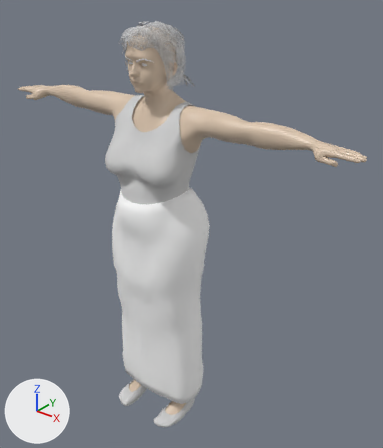
The FBX model Assets/Models/Humans/Marie/Marie.fbx as it was, and as the next commit left it.
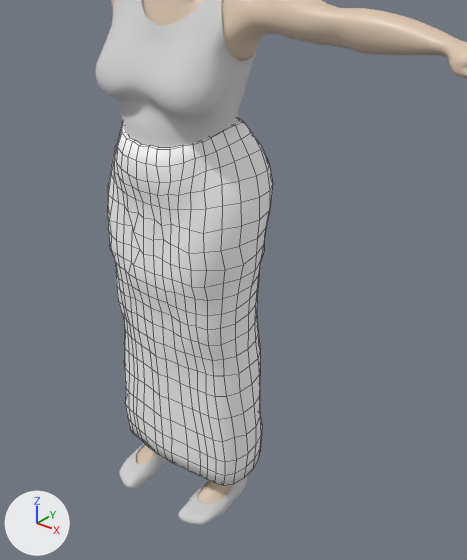
There are two pictures of each version: one whole from a 50 mm lens placed at (3.45, -3.71, 4.86), pointed at (0.21, 0.34, 2.35), one close up on the part from 13% to 85% of the width and 26% to 100% of the height. Lighting does not change. The marker at lower left points along +X, +Y and +Z. The first two pictures are the older version. The close-ups show mesh edges as thin lines.

Objects in the first close-up: 'Marie.Dress_Shift', 'Marie.Flats_ballet', 'Marie.NamFashionSkirt.001', 'Marie.female_generic'.
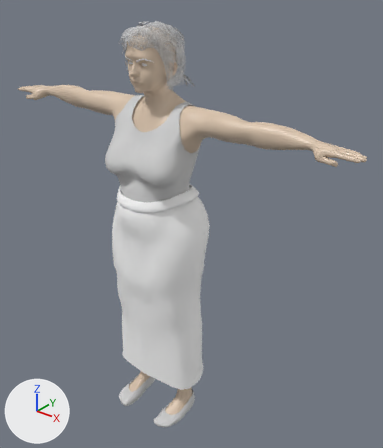
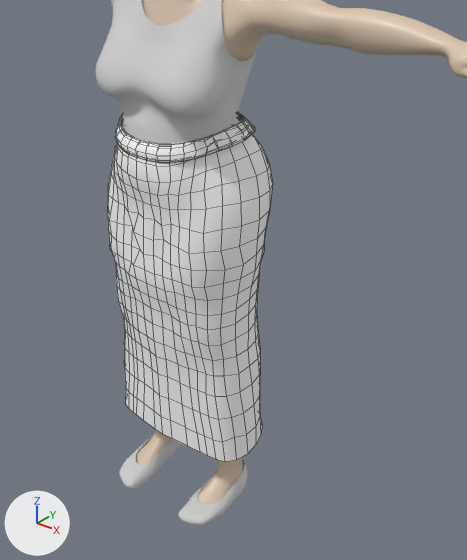
The edits, one by one:
Material 'belt' (mat_belt) is new.
Its base color is (1.0, 1.0, 1.0) (white #ffffff).
Its roughness is 0.7.
me_marie_namfashionskirtmesh_006 is used by ob_marie_namfashionskirt_001; location (0.0, 0.0, 0.0).
me_marie_namfashionskirtmesh_006 had 864 vertices, 828 faces and spanned x -0.57..0.57, y -0.38..0.52, z 0.28..2.85.
me_marie_namfashionskirtmesh_006 now has 1062 vertices, 1028 faces and spans x -0.57..0.57, y -0.38..0.52, z 0.52..2.86.
me_marie_namfashionskirtmesh_006 part 1: a new loose piece of 342 vertices spanning x -0.43..0.43, y -0.38..0.39, z 2.7..2.86, in mat_belt (white #ffffff).
Part 2, on me_marie_namfashionskirtmesh_006:
144 vertices are removed from x -0.53..0.53, y -0.27..0.4, z 0.28..0.46.
144 faces are deleted.
me_marie_namfashionskirtmesh_006 gains material mat_belt (white #ffffff).

Pixel boxes (x1, y1, x2, y2) of what changed, in the close-ups (467 x 560 px):
'Marie.NamFashionSkirt.001', reshaped: before (108, 119, 273, 485); after (108, 112, 273, 462)
part 1 of me_marie_namfashionskirtmesh_006, added: after (115, 112, 255, 163)
part 2 of me_marie_namfashionskirtmesh_006, deleted: before (125, 404, 262, 485)
